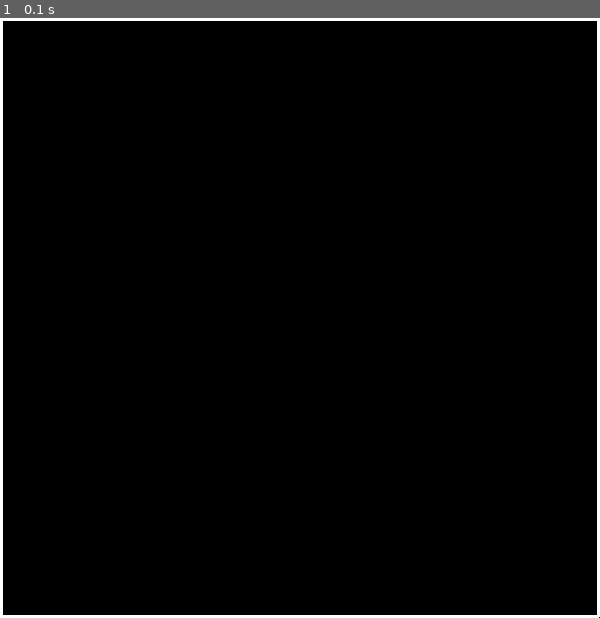
Above: before the commit, frame 1.
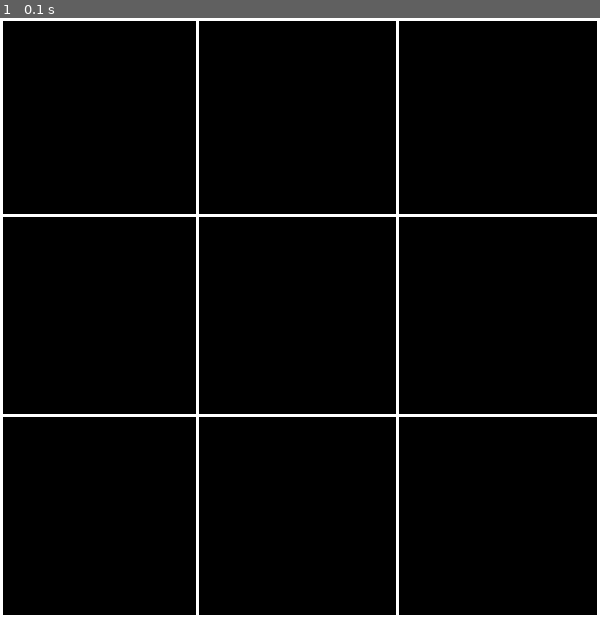
Above: after the commit, the same moment.

Repository: AST9712/A.L.L-Project
Game: pygame game, started from TestGUIs/pygame/pygameDrawingRandom.py
The game is run twice, just before and just after one commit, with the same random seed, the same clock (stepped at 60 frames per second) and the same inputs.
Inputs:
- Up to frame 1 (0.1 s): no input

The runs differ from the first frame. In frame 1, 2.0% of the frame differs, in the area x 0-100%, y 0-100%.

Commit message:
Got a working drawn board design done

Diff:
--- a/Notes/GUI_Design.txt
+++ b/Notes/GUI_Design.txt
@@ -0,0 +1 @@
+https://inventwithpython.com/pygame/chapters/
--- a/TestGUIs/pygame/pygameDrawingRandom.py
+++ b/TestGUIs/pygame/pygameDrawingRandom.py
@@ -16,8 +16,14 @@
 
 pygame.draw.line(DISPLAYSURF, WHITE, (1, 0), (1, 600), 3) #left
 pygame.draw.line(DISPLAYSURF, WHITE, (0, 1), (600, 1), 3) #top
-pygame.draw.line(DISPLAYSURF, WHITE, (598, 0), (598, 598), 3) #right
+pygame.draw.line(DISPLAYSURF, WHITE, (598, 0), (598, 600), 3) #right
 pygame.draw.line(DISPLAYSURF, WHITE, (0, 598), (598, 598), 3) #bottom
+
+pygame.draw.line(DISPLAYSURF, WHITE, (0, 197), (600, 197), 3) # H1
+pygame.draw.line(DISPLAYSURF, WHITE, (0, 397), (600, 397), 3) # H2
+
+pygame.draw.line(DISPLAYSURF, WHITE, (197, 0), (197, 600), 3) #V1
+pygame.draw.line(DISPLAYSURF, WHITE, (397, 0), (397, 600), 3) #V2
 
 # run the game loop
 while True:
